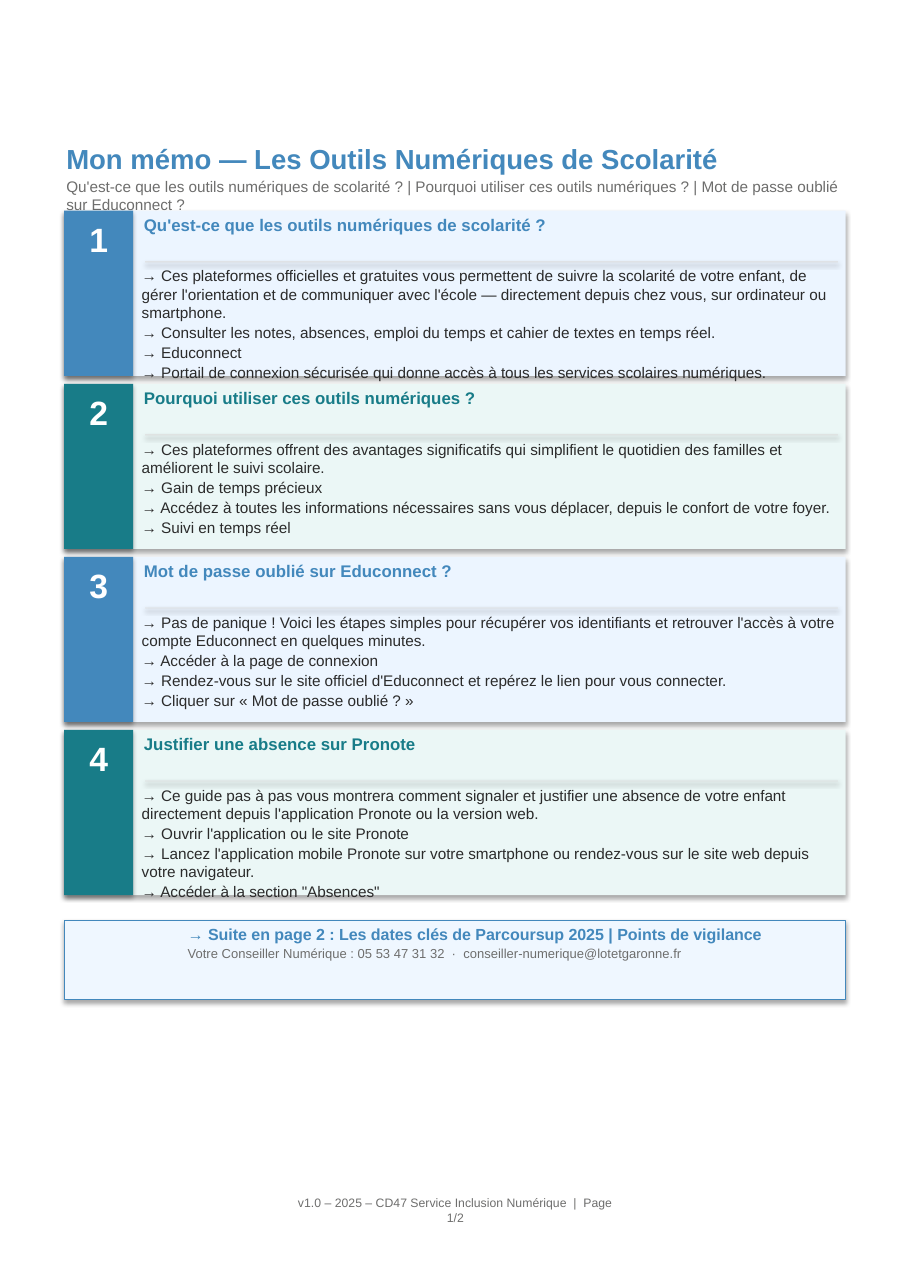
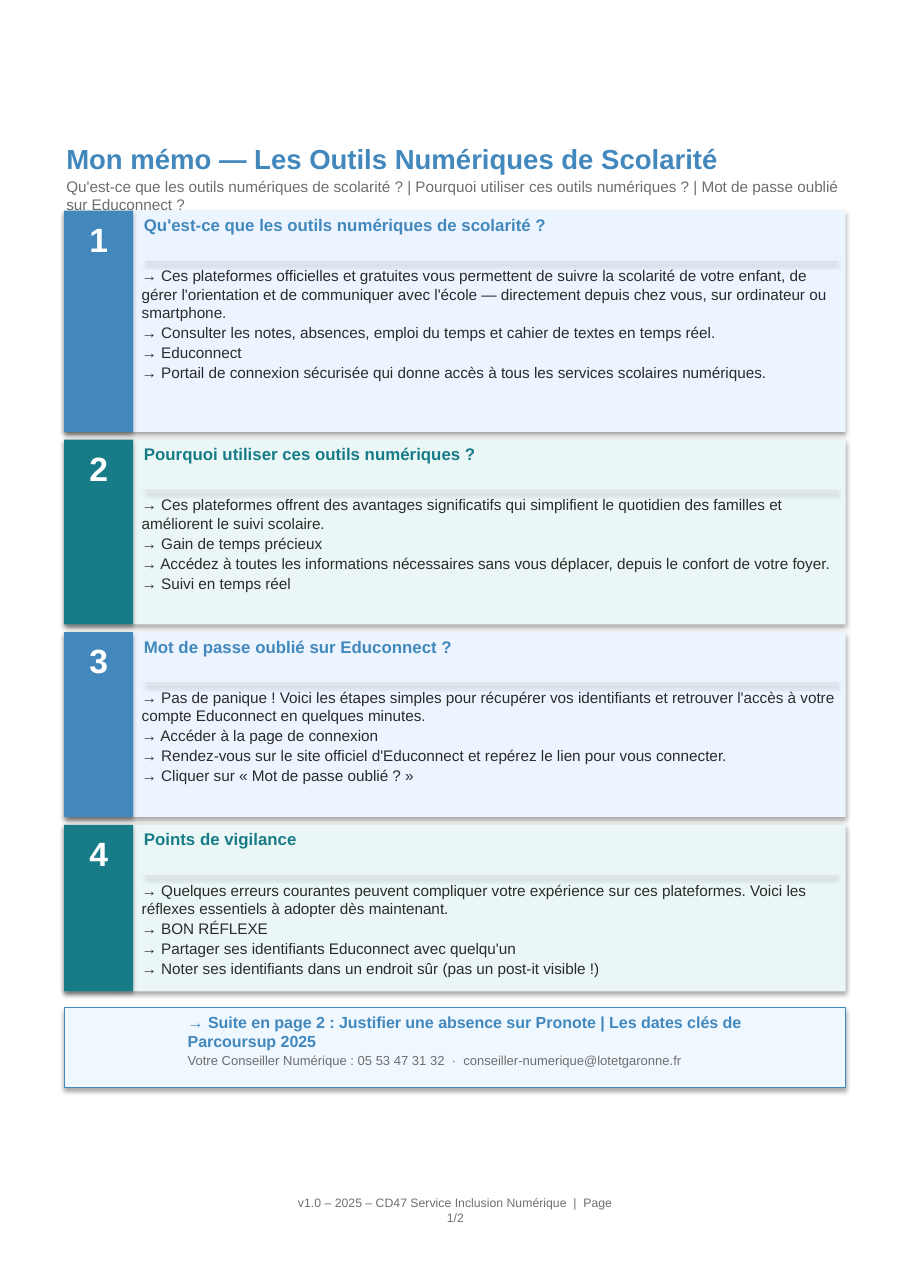
Before and after one commit to maswaddpt47-cmyk/REP_PEDA, a slide deck: slide 1 of assets/memos/B7-memo.pptx. Drawn at 910x1288 pixels with LibreOffice and Linux fonts; fonts in the diff are those of the drawing. Boxes give left, top, right and bottom in pixels: in the first picture for what was removed or moved away, otherwise in the second. Text is boxed around its words. In the diff, an @@ line names an element or a change of style, - is before the commit and + after.

```diff
--- a/assets/memos/B7-memo.pptx
+++ b/assets/memos/B7-memo.pptx
@@ rectangle: place and size @@
-rectangle at [64, 210, 846, 376]
+rectangle at [64, 210, 846, 432]
@@ rectangle: place and size @@
-rectangle at [64, 210, 133, 376]
+rectangle at [64, 210, 133, 432]
@@ rectangle: place and size @@
-rectangle at [64, 383, 846, 549]
+rectangle at [64, 440, 846, 625]
@@ rectangle: place and size @@
-rectangle at [64, 383, 133, 549]
+rectangle at [64, 440, 133, 625]
@@ text "→ Ces plateformes offrent des ...": place and size @@
-text "→ Ces plateformes offrent des ..." at [142, 444, 830, 536]
+text "→ Ces plateformes offrent des ..." at [142, 499, 830, 592]
@@ 2 texts, 1 rectangle: place and size @@
-2 texts, 1 rectangle at [89, 391, 838, 435]
+2 texts, 1 rectangle at [89, 447, 838, 491]
@@ rectangle: place and size @@
-rectangle at [64, 557, 846, 723]
+rectangle at [64, 632, 846, 817]
@@ rectangle: place and size @@
-rectangle at [64, 557, 133, 723]
+rectangle at [64, 632, 133, 817]
@@ text "→ Pas de panique ! ...": place and size @@
-text "→ Pas de panique ! ..." at [142, 616, 834, 709]
+text "→ Pas de panique ! ..." at [142, 691, 834, 784]
@@ 2 texts, 1 rectangle: place and size @@
-2 texts, 1 rectangle at [89, 564, 838, 609]
+2 texts, 1 rectangle at [89, 640, 838, 684]
@@ 3 rectangles, 1 text: place and size @@
-3 rectangles, 1 text at [64, 730, 846, 896]
+3 rectangles, 1 text at [64, 825, 846, 992]
@@ text at [144, 833, 296, 849]: text changed @@
-Justifier une absence sur Pronote
+Points de vigilance
@@ text at [142, 884, 806, 977]: text changed @@
-→ Ce guide pas à pas vous montrera comment signaler et justifier une absence de votre enfant directement depuis l'application Pronote ou la version web.
-→ Ouvrir l'application ou le site Pronote
-→ Lancez l'application mobile Pronote sur votre smartphone ou rendez-vous sur le site web depuis votre navigateur.
-→ Accéder à la section "Absences"
+→ Quelques erreurs courantes peuvent compliquer votre expérience sur ces plateformes. Voici les réflexes essentiels à adopter dès maintenant.
+→ BON RÉFLEXE
+→ Partager ses identifiants Educonnect avec quelqu'un
+→ Noter ses identifiants dans un endroit sûr (pas un post-it visible !)
@@ rectangle: place and size @@
-rectangle at [64, 920, 846, 999]
+rectangle at [64, 1008, 846, 1087]
@@ text "→ Suite en page 2 ...": place and size @@
-text "→ Suite en page 2 ..." at [188, 928, 761, 961]
+text "→ Suite en page 2 ..." at [188, 1016, 742, 1068]
@@ text at [188, 1016, 742, 1051]: text changed @@
-→ Suite en page 2 : Les dates clés de Parcoursup 2025 | Points de vigilance
+→ Suite en page 2 : Justifier une absence sur Pronote | Les dates clés de Parcoursup 2025
```
Also in this commit, not shown: 1 other slide changed, 20 other files.
